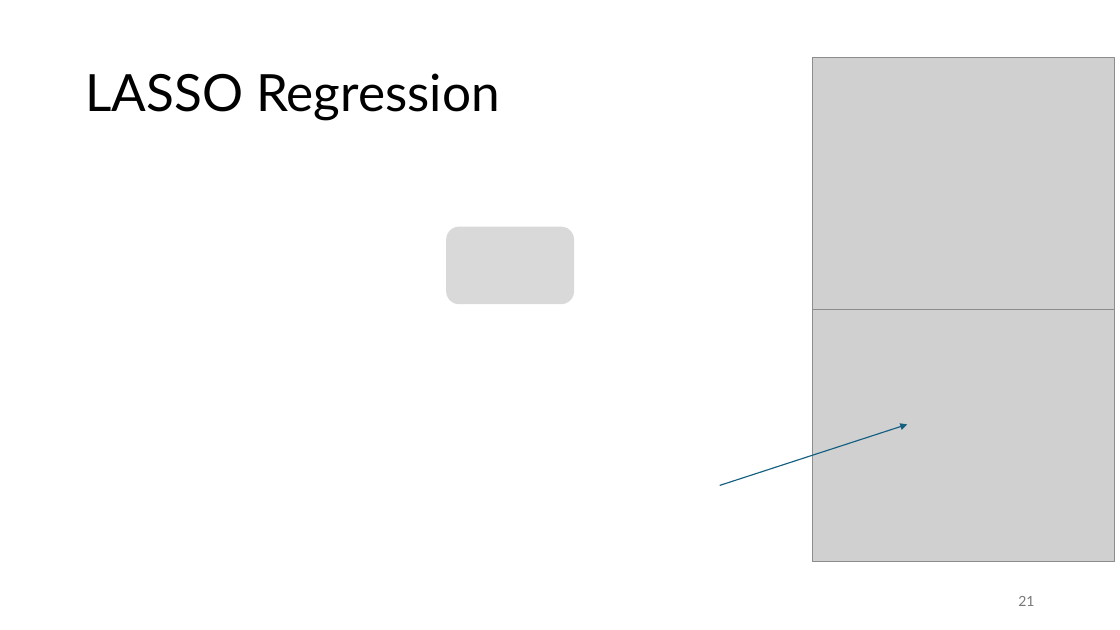
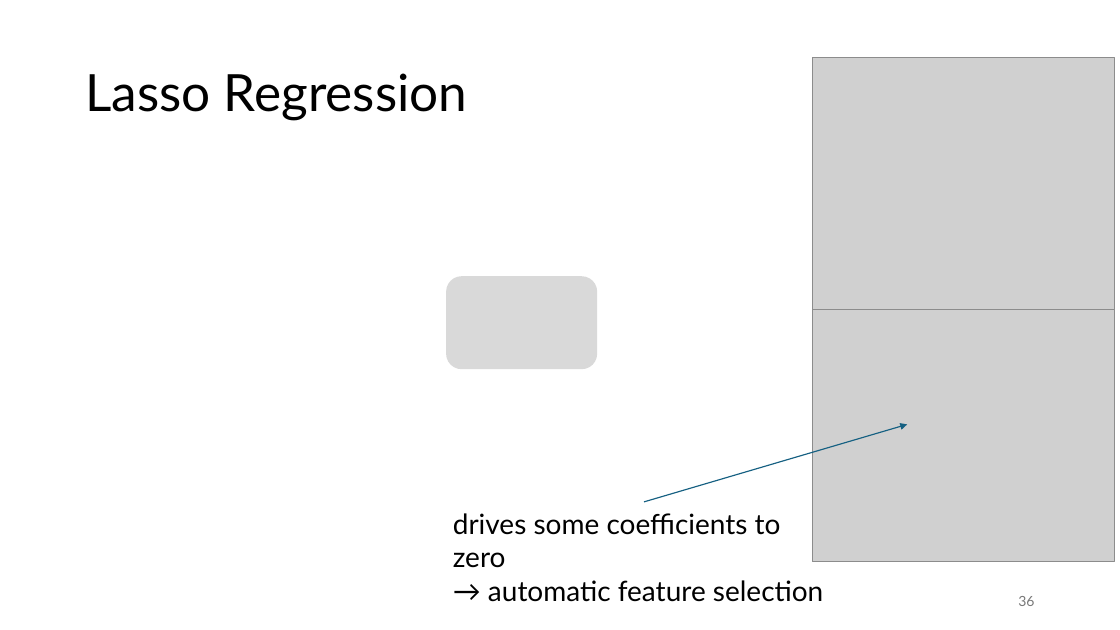
Before and after one commit to FelixWick/data_science, a slide deck: slide 36 of slides/6_feature_engineering.pptx (slide 21 before the commit). Drawn at 1120x630 pixels with LibreOffice and Linux fonts; fonts in the diff are those of the drawing; grey boxes stand for pictures. Boxes give left, top, right and bottom in pixels: in the first picture for what was removed or moved away, otherwise in the second. Text is boxed around its words. In the diff, an @@ line names an element or a change of style, - is before the commit and + after.

```diff
--- a/slides/6_feature_engineering.pptx
+++ b/slides/6_feature_engineering.pptx
@@ title at box(85, 73, 467, 120): text changed @@
-LASSO Regression
+Lasso Regression
@@ rounded rectangle: place and size @@
-rounded rectangle at box(446, 227, 574, 304)
+rounded rectangle at box(446, 276, 597, 370)
@@ arrow moved from (720, 486) - (907, 424) to (644, 502) - (907, 424) @@
@@ text added at box(453, 513, 823, 602), 24 pt, text #000000 @@
+drives some coefficients to zero
+→ automatic feature selection
@@ page number at box(1018, 596, 1034, 606): text changed @@
-21
+36
```
Also in this commit, not shown: 10 other slides changed, 27 slides added, 11 slides removed, 2 other files.
